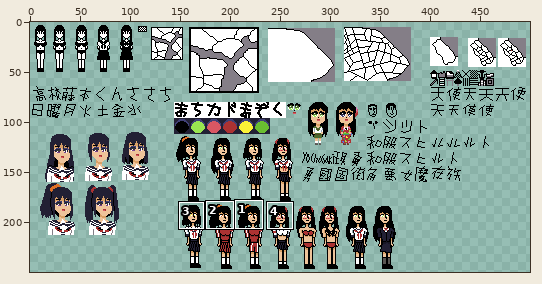
Two states of a pixel-art file, anime/anime-8bit/new/painting-sandbox/Spriate-0001.ase. The first picture is a wide view before the edit; the outline marks the close-up.
Close-up. First the earlier version:
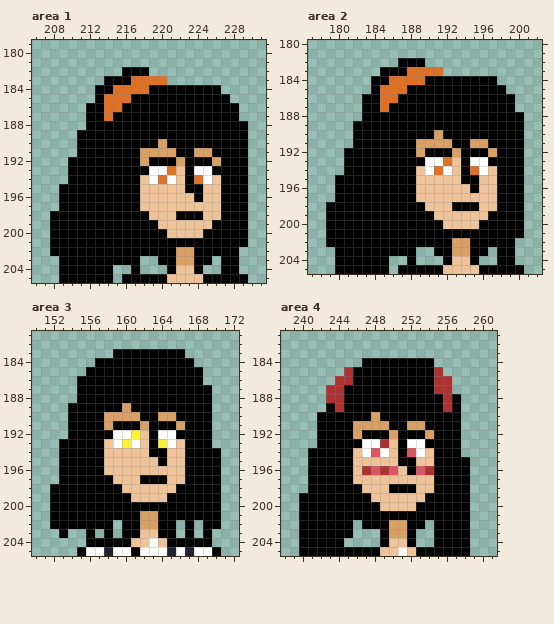
500x250 pixels, 1 frame. Colours within 5 levels of each other are drawn and written as one. Shown: area 1: x 206..231, y 179..205; area 2: x 177..202, y 180..205; area 3: x 150..172, y 181..205; area 4: x 238..261, y 181..205. The commit also changed other parts of the picture, which this record leaves out.
Now the later version:
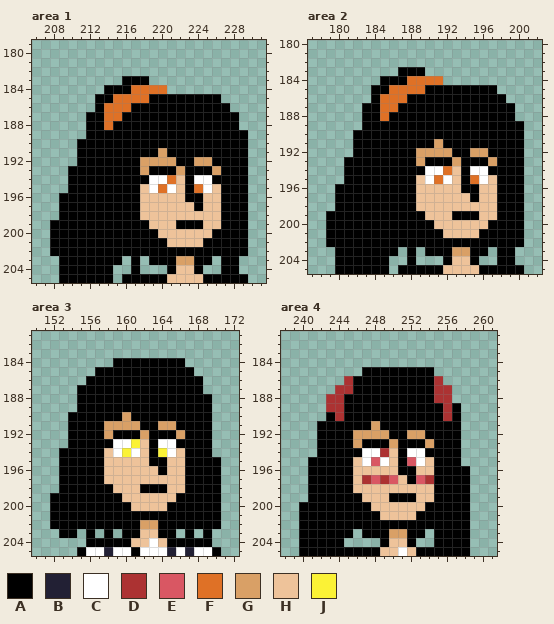
Palette (. is transparent): A #000000  B #222034  C #ffffff  D #ac3232  E #d95763  F #df7126  G #d9a066  H #eec39a  J #fbf236
Diff:
Changed rows in their new state; - is an unchanged pixel.
Area 1:
first column x 208:
182 --------...-----------
183 ------..-AA..---------
184 -----.-AA--FF......---
185 ------A--FF--------.--
186 ----.---F-----------.-
187 -------F--------------
188 ------F--------------.
189 ---.------------------
190 ------------A---------
191 ----------AA-A--AA----
192 --.--------GGGA-GGA---
193 ----------GAAAG-AAG---
194 ----------A-CF--C-A---
195 -.---------CFC--FC----
196 ---------------A------
197 ----------------A-----
198 .---------H---HHH-----
199 -----------H--AAA-H---
200 ------------H----H----
201 -------------HHHH-----
202 --------------AA-----A
203 --------.--A----------
Area 2:
first column x 179:
182 --------...-----------
183 ------..-AA..---------
184 -----.-AA--FF......---
185 ------A--FF--------.--
186 ----.---F-----------.-
187 -------F--------------
188 ------F--------------.
189 ---.------------------
190 ------------A---------
191 ----------AA-A--AA----
192 --.--------GGGA-GGA---
193 ----------GAAAG-AAG---
194 ----------A-CF--C-A---
195 -.---------CFC--FC----
196 ---------------A------
197 ----------------A-----
198 .---------H---HHH-----
199 -----------H--AAA-H---
200 ------------H----H----
201 -------------HHHH-----
202 --------------AA-----A
203 --------.--A----------
Area 3:
first column x 152:
183 -------........----
184 -----..--------.---
185 ----.-----------.--
186 ---.---------------
187 -----------------.-
189 --.-----A----------
190 ------AA-A--AA-----
191 -------GGGA-GGA----
192 ------GAAAG-AAG----
193 -.----A-CJ--C-A----
194 -------CJC--JC----.
195 -----------A-------
196 ------------A------
197 ------H---HHH------
198 .------H--AAA-H----
199 --------H----H-----
200 ---------HHHH------
201 ----------AA-------
202 -------A------A-A--
203 --A----------------
Area 4:
first column x 240:
184 -------........----
185 -----..--------.---
186 ----.-----------.--
187 ---.-D-------------
188 ---------------D-.-
189 ---D---------------
190 --.-D---A-------D--
191 ------AA-A--AA-----
192 -------GGGA-GGA----
193 ------GAAAG-AAG----
194 -.----A-CD--C-A----
195 -------CEC--EC----.
196 -------HHHHA-HH----
197 -------DEDE-AED----
198 ------H---HHH------
199 .------H--AAA-H----
200 --------H----H-----
201 ---------HHHH------
202 ------A---AA--A----
203 -------AA----A-----
Where, in picture pixels (left, top, right, bottom), the same in both close-ups:
changed: (50, 67, 248, 265)
changed: (326, 58, 524, 256)
changed: (50, 349, 221, 529)
added: (68, 529, 77, 538)
changed: (308, 358, 470, 538)
erased: (299, 493, 308, 502)
